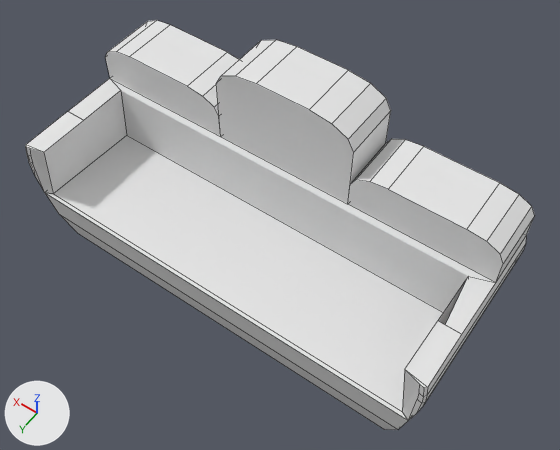
An edit to the Blender file assets/3D/sofa/sofa.blend, drawn before and after from the same camera.
Rendered twice from a 50 mm camera at (-6.2, 8.09, 13.46) aimed at (-0.49, 0.1, 0.91). Every picture has the same lights, and +X, +Y and +Z are marked at lower left. The older version comes first. Mesh edges are drawn as thin lines.

The scene before the commit, as lines of its bpy script (objects in view):
```python
mat_material = principled_material('Material')
mat_material.base_color = (0.8, 0.8, 0.8)  # white #e7e7e7
me_cube = bpy.data.meshes.new('Cube')
me_cube.from_pydata(...)  # 123 vertices, 92 faces; spans x -1.21..1.21, y -1.01..0.99, z -0.59..1.8
me_cube.materials.append(mat_material)  # white #e7e7e7
# before: 24 (-1.12, 0.33, 0.8) at pixel (445, 324), 77 (-1.08, -0.25, 0.8) at pixel (468, 276), 78 (-1.2, -0.33, 0.8) at pixel (495, 282), 79 (-1.2, 0.33, 0.8) at pixel (461, 334), 122 (-1.08, 0.33, 0.8) at pixel (437, 320)
ob_cube = bpy.data.objects.new('Cube', me_cube)
ob_cube.location = (0.0, 0.0, 0.0)
ob_cube.scale = (4.0, 2.0, 2.0)
```
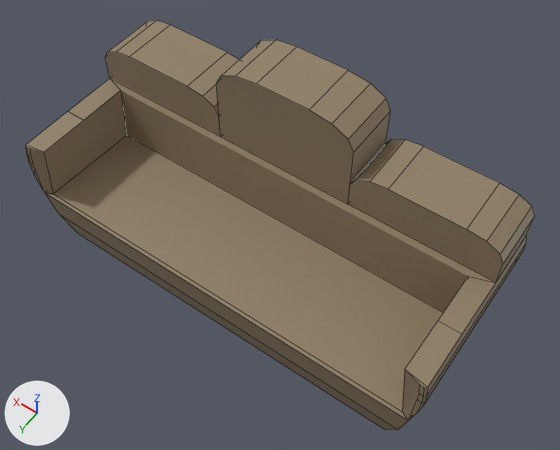
Commit message: Color & Fix Face Sofa

Location of each change, [x1, y1, x2, y2] in pixels of the pictures (560 x 450 px; the box of a moved part takes in the faces that stretch with it):
'Cube', recoloured, reshaped (white to brown): [25, 20, 534, 430] in both
part 1 of me_cube, moved or reshaped: before [446, 276, 495, 334]; after [438, 276, 495, 334]

The change, as a list of edits to the scene's bpy script:
```text
Change mat_material:
    mat_material.base_color: (0.8, 0.8, 0.8) -> (0.279, 0.212, 0.13)  # white #e7e7e7 -> brown #907f65
Change me_cube:
    used by ob_cube; location = (0.0, 0.0, 0.0); scale = (4.0, 2.0, 2.0)
    verts and faces of me_cube; kept vertices keep their numbers, new ones are numbered from 123
    remove me_cube.from_pydata(...)  # 123 vertices, 92 faces; spans x -1.21..1.21, y -1.01..0.99, z -0.59..1.8
    add me_cube.from_pydata(...)  # 122 vertices, 92 faces; spans x -1.21..1.21, y -1.01..0.99, z -0.59..1.8
    me_cube part 1
    add delete_vertices([24])  # with the faces that use them
    add faces += [(77, 122, 79, 78)]
```
